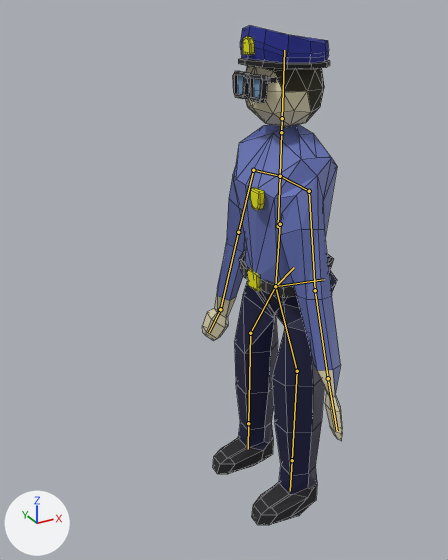
Before and after pictures for a commit that changed the Blender file Assets/Models/policeman.blend.
Before and after are seen from a 50 mm camera at (-1.79, -2.58, 2.81) aimed at (-0.34, 0.05, 1.49). Arrows for +X, +Y and +Z are at lower left; the lights stay in place. The picture after the commit comes second. Both versions are drawn at frame 0 of the action 'ArmatureAction'; the numbers are the values there. The bones that bend it are drawn over the model as lines. Mesh edges are drawn as thin lines.

Names of what the first picture shows: 'Policeman'.
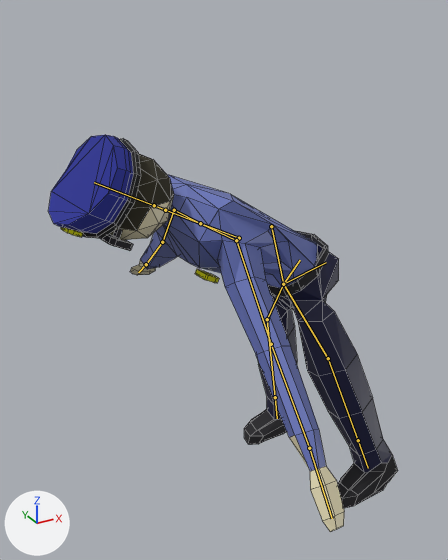
Commit message: feat: updated animation

Changed parts and their boxes [x1, y1, x2, y2] in the pictures (448 x 560 px):
'Policeman', posed (149% wider, 20% shorter): before [202, 26, 342, 525]; after [48, 135, 398, 532]
bone 'Bone', root to tip: before (278, 226) to (280, 176); after (239, 238) to (200, 223)
bone 'Bone.011', root to tip: before (253, 170) to (238, 232); after (174, 210) to (162, 242)
bone 'Bone.012', root to tip: before (238, 232) to (220, 309); after (162, 242) to (146, 264)
bone 'Bone.013', root to tip: before (220, 309) to (209, 332); after (146, 264) to (138, 272)
bone 'Bone.015', root to tip: before (309, 191) to (315, 290); after (236, 240) to (271, 344)
bone 'Bone.016', root to tip: before (315, 290) to (328, 378); after (271, 344) to (309, 448)
bone 'Bone.001', root to tip: before (280, 224) to (275, 286); after (271, 226) to (283, 284)
bone 'Bone.002', root to tip: before (275, 286) to (250, 333); after (283, 284) to (267, 319)
bone 'Bone.003', root to tip: before (275, 286) to (297, 371); after (283, 284) to (328, 358)
bone 'Bone.006', root to tip: before (275, 286) to (324, 279); after (283, 284) to (326, 262)
bone 'Bone.007', root to tip: before (275, 286) to (294, 267); after (283, 284) to (300, 260)

The change, as a diff of the scene's bpy script:
```diff
--- a/Assets/Models/policeman.blend.py
+++ b/Assets/Models/policeman.blend.py
@@ bone_bone @@
 bone_bone = bpy.data.objects['Armature'].pose.bones['Bone']
-bone_bone.location = (-0.006, -0.013, -0.006)
-bone_bone.rotation_quaternion = (1.0, 0.0, 0.0, 0.0)  # degrees (0, 0, 0)
+bone_bone.location = (-0.273, -0.018, 0.044)
+bone_bone.rotation_quaternion = (0.856, 0.051, 0.057, 0.511)  # degrees (8, 3, 62)
@@ bone_bone_011 @@
 bone_bone_011 = bpy.data.objects['Armature'].pose.bones['Bone.011']  # child of 'Bone.010'
-bone_bone_011.rotation_quaternion = (0.831, -0.534, -0.143, 0.065)  # degrees (-67, -10, 15)
+bone_bone_011.rotation_quaternion = (0.935, -0.231, -0.119, 0.24)  # degrees (-30, -6, 30)
@@ bone_bone_012 @@
 bone_bone_012 = bpy.data.objects['Armature'].pose.bones['Bone.012']  # child of 'Bone.011'
-bone_bone_012.rotation_quaternion = (0.987, -0.06, -0.063, 0.135)  # degrees (-8, -6, 16)
+bone_bone_012.rotation_quaternion = (1.0, 0.0, 0.0, 0.0)  # degrees (0, 0, 0)
@@ bone_bone_013 @@
 bone_bone_013 = bpy.data.objects['Armature'].pose.bones['Bone.013']  # child of 'Bone.012'
-bone_bone_013.rotation_quaternion = (0.996, 0.079, -0.013, -0.038)  # degrees (9, -1, -4)
+bone_bone_013.rotation_quaternion = (1.0, 0.0, 0.0, 0.0)  # degrees (0, 0, 0)
@@ bone_bone_015 @@
 bone_bone_015 = bpy.data.objects['Armature'].pose.bones['Bone.015']  # child of 'Bone.014'
-bone_bone_015.rotation_quaternion = (0.832, 0.546, -0.09, -0.039)  # degrees (67, -6, -9)
+bone_bone_015.rotation_quaternion = (0.922, 0.09, 0.097, 0.363)  # degrees (14, 7, 44)
@@ bone_bone_016 @@
 bone_bone_016 = bpy.data.objects['Armature'].pose.bones['Bone.016']  # child of 'Bone.015'
-bone_bone_016.rotation_quaternion = (0.979, 0.059, 0.194, -0.007)  # degrees (7, 22, 1)
+bone_bone_016.rotation_quaternion = (1.0, 0.0, 0.0, 0.0)  # degrees (0, 0, 0)
@@ bone_bone_001 @@
 bone_bone_001 = bpy.data.objects['Armature'].pose.bones['Bone.001']
-bone_bone_001.location = (0.0, 0.0, 0.0)
-bone_bone_001.rotation_quaternion = (1.0, 0.0, 0.0, 0.0)  # degrees (0, 0, 0)
+bone_bone_001.location = (-0.027, 0.019, 0.033)
+bone_bone_001.rotation_quaternion = (0.99, -0.024, 0.036, -0.133)  # degrees (-3, 4, -15)
@@ bone_bone_002 @@
 bone_bone_002 = bpy.data.objects['Armature'].pose.bones['Bone.002']  # child of 'Bone.001'
-bone_bone_002.rotation_quaternion = (1.0, 0.0, 0.0, 0.0)  # degrees (0, 0, 0)
+bone_bone_002.rotation_quaternion = (0.997, 0.063, 0.026, 0.032)  # degrees (7, 3, 4)
@@ bone_bone_003 @@
 bone_bone_003 = bpy.data.objects['Armature'].pose.bones['Bone.003']  # child of 'Bone.001'
-bone_bone_003.rotation_quaternion = (1.0, 0.0, 0.0, 0.0)  # degrees (0, 0, 0)
+bone_bone_003.rotation_quaternion = (0.998, -0.056, 0.018, -0.03)  # degrees (-6, 2, -4)
@@ bone_bone_006 @@
 bone_bone_006 = bpy.data.objects['Armature'].pose.bones['Bone.006']  # child of 'Bone.001'
-bone_bone_006.rotation_quaternion = (1.0, 0.0, 0.0, 0.0)  # degrees (0, 0, 0)
+bone_bone_006.rotation_quaternion = (0.995, -0.012, -0.056, -0.077)  # degrees (-1, -7, -9)
@@ bone_bone_007 @@
 bone_bone_007 = bpy.data.objects['Armature'].pose.bones['Bone.007']  # child of 'Bone.001'
-bone_bone_007.rotation_quaternion = (1.0, 0.0, 0.0, 0.0)  # degrees (0, 0, 0)
+bone_bone_007.rotation_quaternion = (0.995, -0.004, -0.085, 0.046)  # degrees (-1, -10, 5)
```
